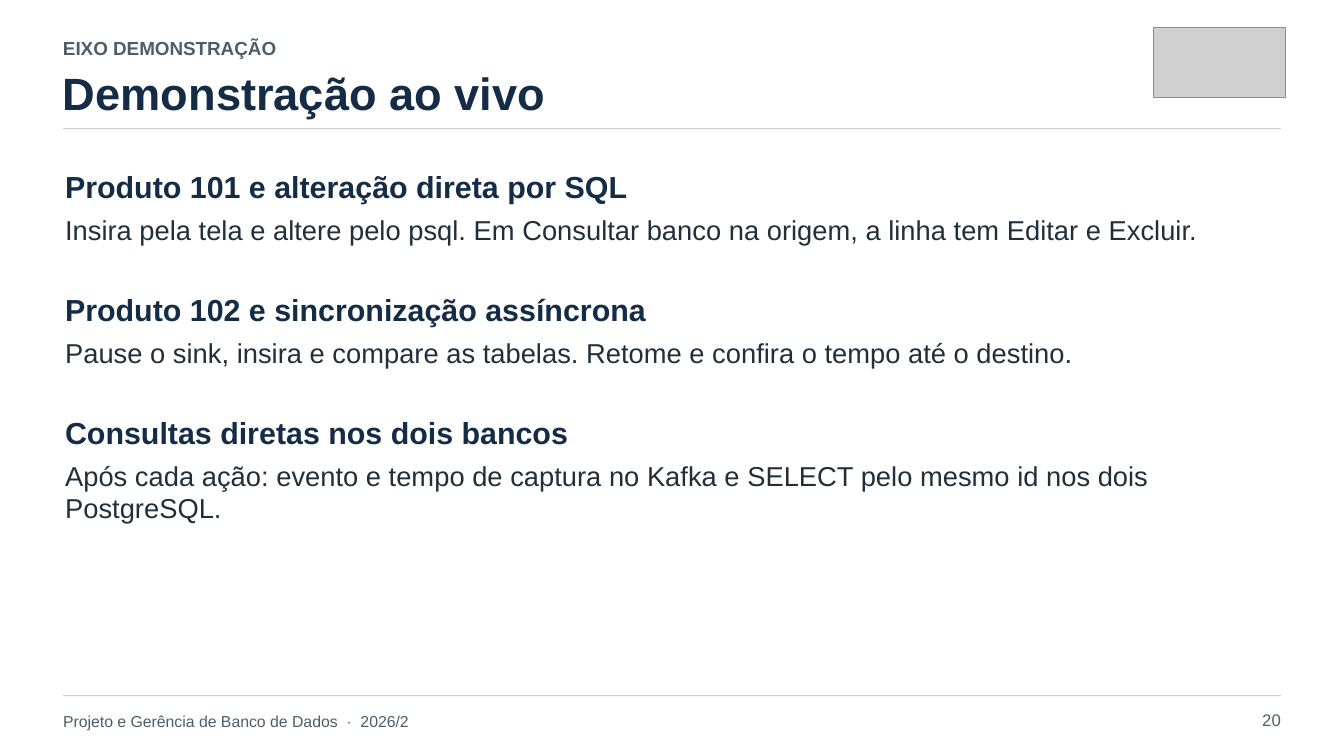
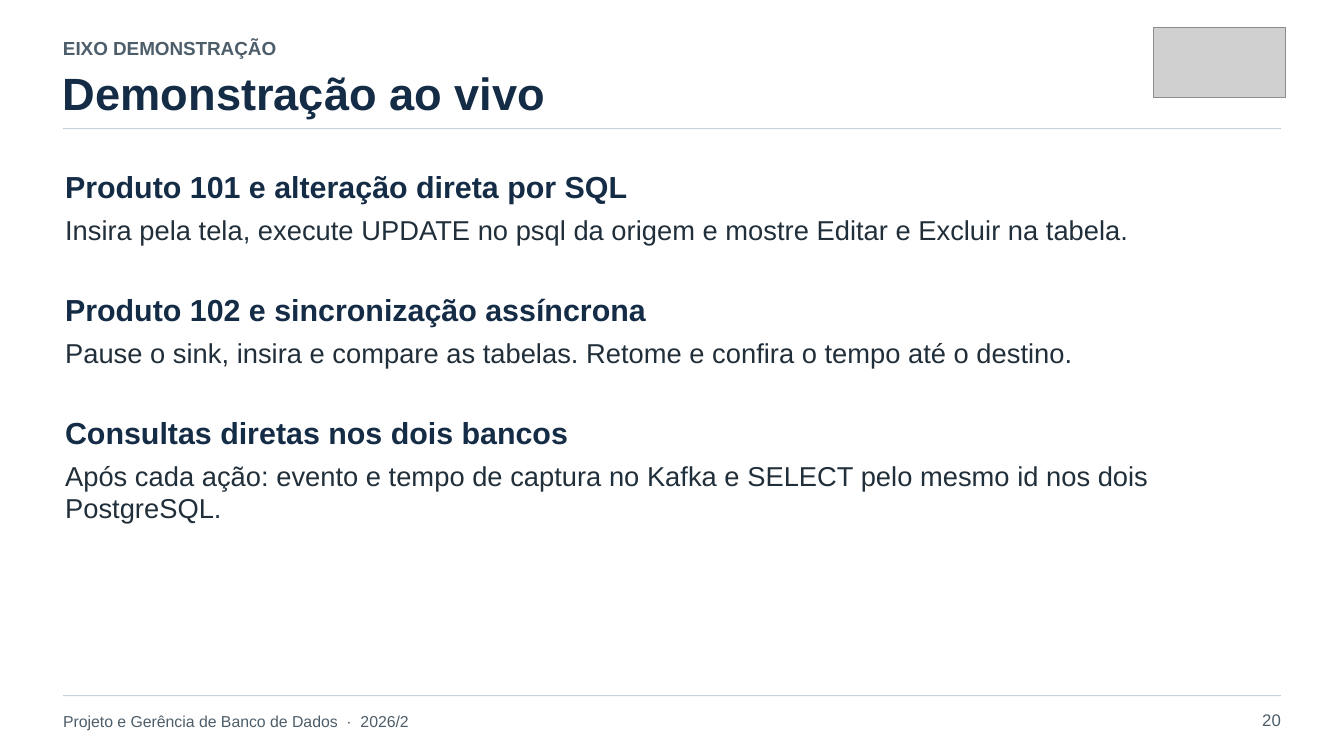
Before and after one commit to lucassbertol/debezium-pgbd, a slide deck: slide 20 of apresentacao/CDC-com-Debezium-e-PostgreSQL-final.pptx. Drawn at 1344x756 pixels with LibreOffice and Linux fonts; fonts in the diff are those of the drawing; grey boxes stand for pictures. Boxes give left, top, right and bottom in pixels: in the first picture for what was removed or moved away, otherwise in the second. Text is boxed around its words. In the diff, an @@ line names an element or a change of style, - is before the commit and + after.

```diff
--- a/apresentacao/CDC-com-Debezium-e-PostgreSQL-final.pptx
+++ b/apresentacao/CDC-com-Debezium-e-PostgreSQL-final.pptx
@@ text at [65, 220, 1128, 245]: text changed @@
-Insira pela tela e altere pelo psql. Em Consultar banco na origem, a linha tem Editar e Excluir.
+Insira pela tela, execute UPDATE no psql da origem e mostre Editar e Excluir na tabela.
```
Also in this commit, not shown: 3 other slides changed, 21 other files.
